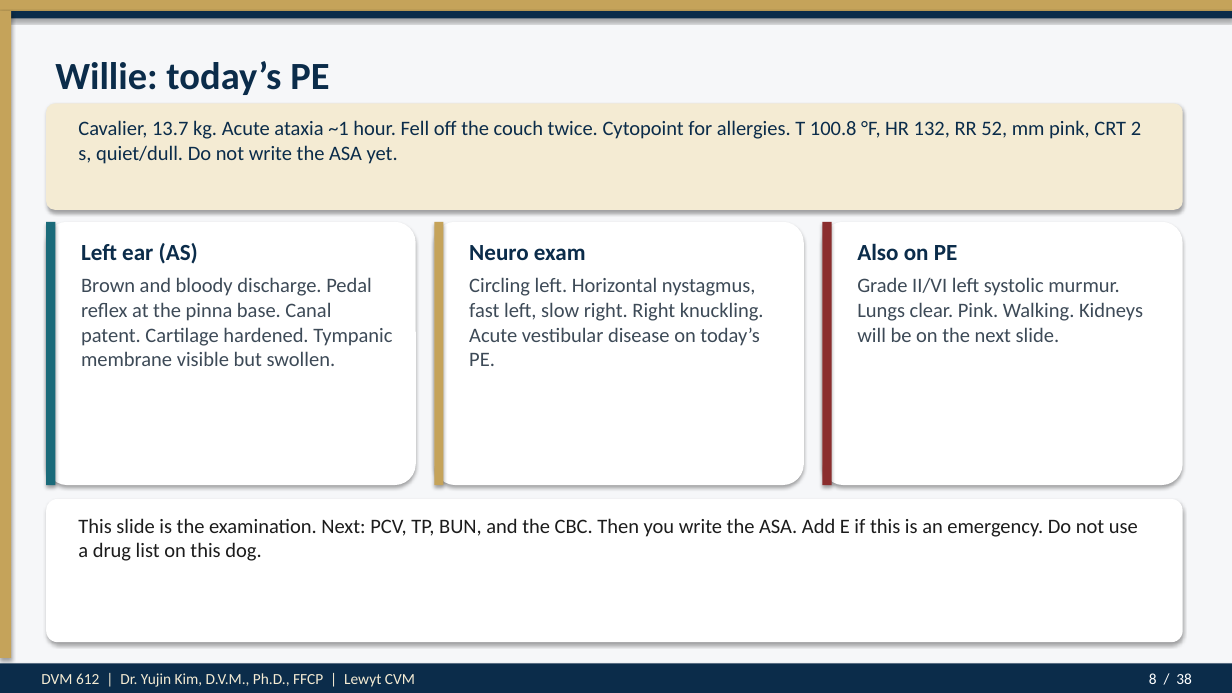
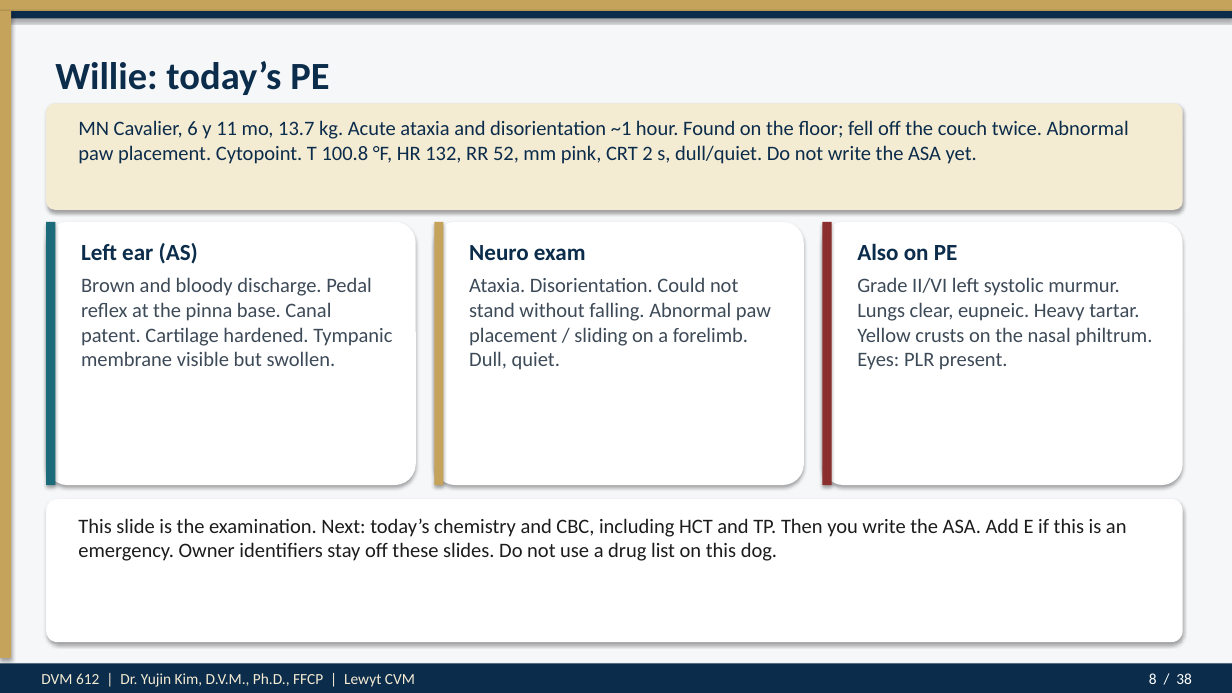
Before and after one commit to drkimvet/happycare, a slide deck: slide 8 of lectures/DVM-612_Week4_Preop_PatientPrep_Postop.pptx. Drawn at 1232x693 pixels with LibreOffice and Linux fonts; fonts in the diff are those of the drawing. Boxes give left, top, right and bottom in pixels: in the first picture for what was removed or moved away, otherwise in the second. Text is boxed around its words. In the diff, an @@ line names an element or a change of style, - is before the commit and + after.

```diff
--- a/lectures/DVM-612_Week4_Preop_PatientPrep_Postop.pptx
+++ b/lectures/DVM-612_Week4_Preop_PatientPrep_Postop.pptx
@@ text at bbox=[78, 120, 1129, 164]: text changed @@
-Cavalier, 13.7 kg. Acute ataxia ~1 hour. Fell off the couch twice. Cytopoint for allergies. T 100.8 °F, HR 132, RR 52, mm pink, CRT 2 s, quiet/dull. Do not write the ASA yet.
+MN Cavalier, 6 y 11 mo, 13.7 kg. Acute ataxia and disorientation ~1 hour. Found on the floor; fell off the couch twice. Abnormal paw placement. Cytopoint. T 100.8 °F, HR 132, RR 52, mm pink, CRT 2 s, dull/quiet. Do not write the ASA yet.
@@ text at bbox=[469, 277, 771, 370]: text changed @@
-Circling left. Horizontal nystagmus, fast left, slow right. Right knuckling. Acute vestibular disease on today’s PE.
+Ataxia. Disorientation. Could not stand without falling. Abnormal paw placement / sliding on a forelimb. Dull, quiet.
@@ text at bbox=[857, 277, 1152, 370]: text changed @@
-Grade II/VI left systolic murmur. Lungs clear. Pink. Walking. Kidneys will be on the next slide.
+Grade II/VI left systolic murmur. Lungs clear, eupneic. Heavy tartar. Yellow crusts on the nasal philtrum. Eyes: PLR present.
@@ text at bbox=[78, 518, 1127, 561]: text changed @@
-This slide is the examination. Next: PCV, TP, BUN, and the CBC. Then you write the ASA. Add E if this is an emergency. Do not use a drug list on this dog.
+This slide is the examination. Next: today’s chemistry and CBC, including HCT and TP. Then you write the ASA. Add E if this is an emergency. Owner identifiers stay off these slides. Do not use a drug list on this dog.
```
Also in this commit, not shown: 3 other slides changed, 5 other files.
